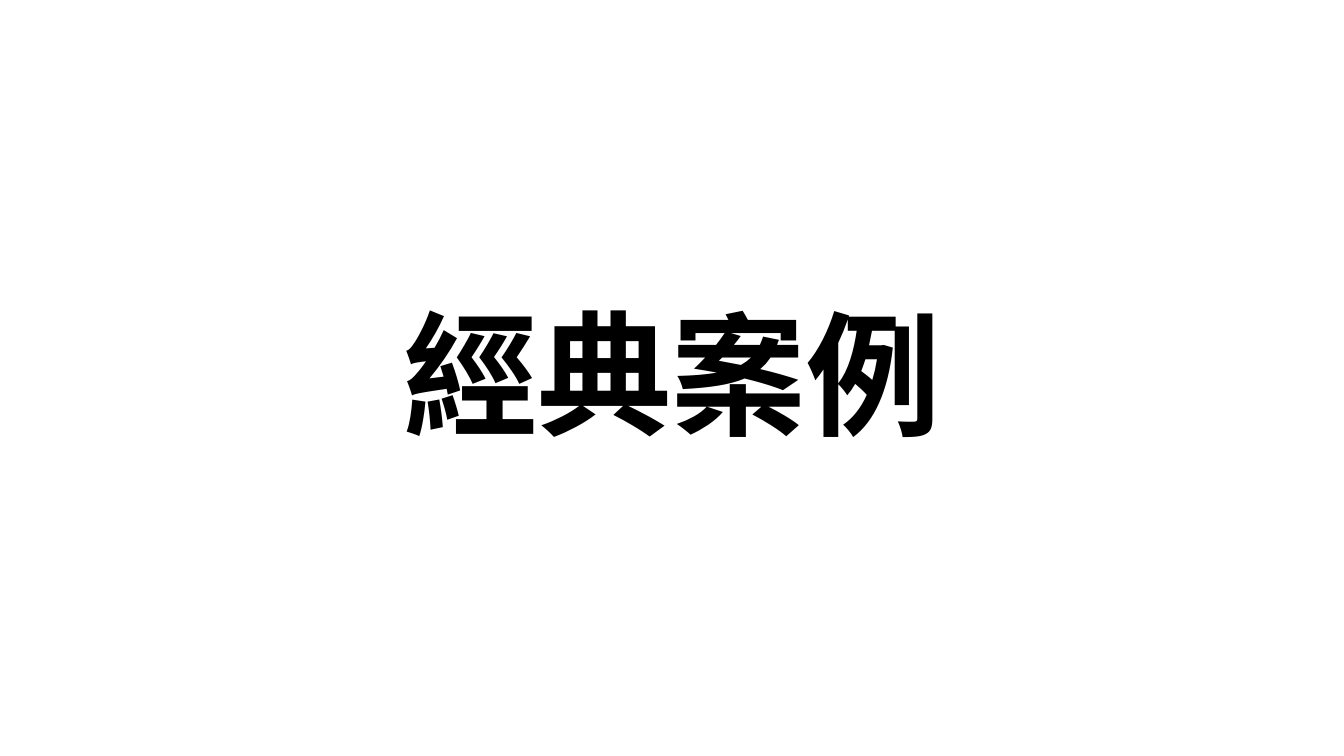
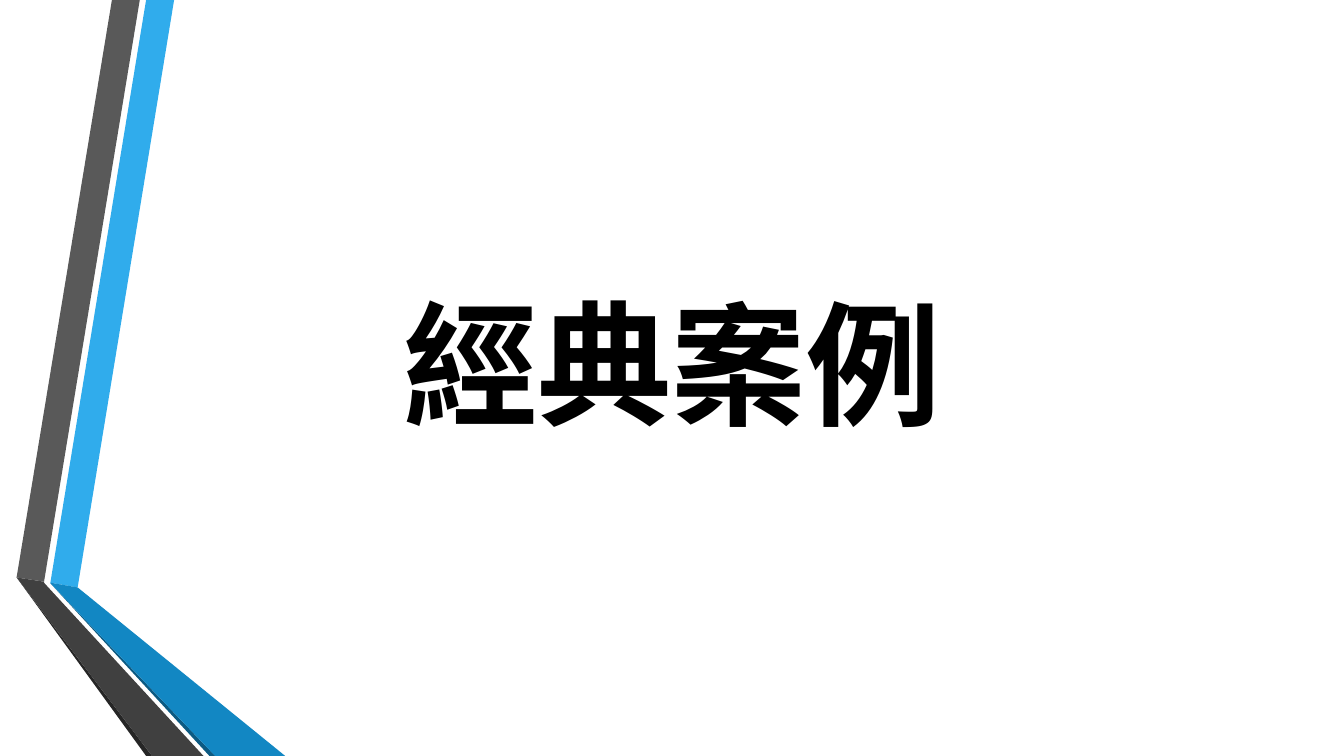
Before and after one commit to Jameswilson7788/school, a slide deck: slide 6 of 政府產業政策簡報.pptx. Drawn at 1344x756 pixels with LibreOffice and Linux fonts; fonts in the diff are those of the drawing; background and template pictures are left out. Boxes give left, top, right and bottom in pixels: in the first picture for what was removed or moved away, otherwise in the second. Text is boxed around its words. In the diff, an @@ line names an element or a change of style, - is before the commit and + after.

```diff
--- a/政府產業政策簡報.pptx
+++ b/政府產業政策簡報.pptx
@@ text "經典案例" at [403, 300, 941, 427]: line spacing 0.9 to 1; more space between paragraphs; vertical alignment top to middle @@
@@ group added at [16, 0, 285, 756]: 6 freeform shapes @@
```
Also in this commit, not shown: 13 other slides changed, 7 slides added, 4 slides removed.
